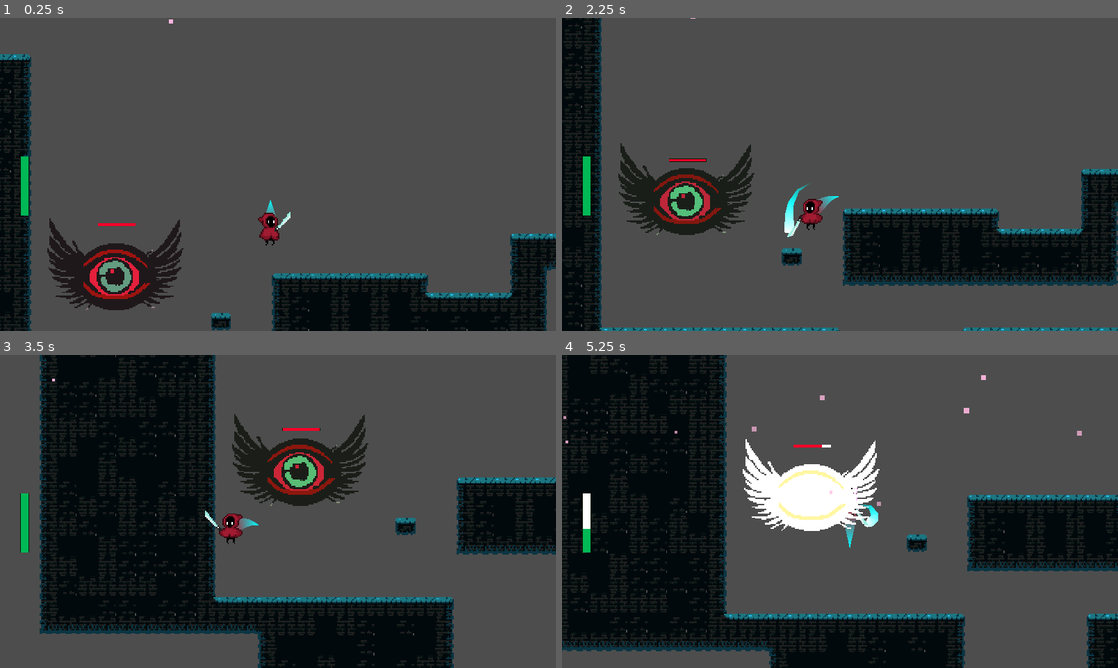
Above: before the commit, frames 1-4 (two rows, left to right).
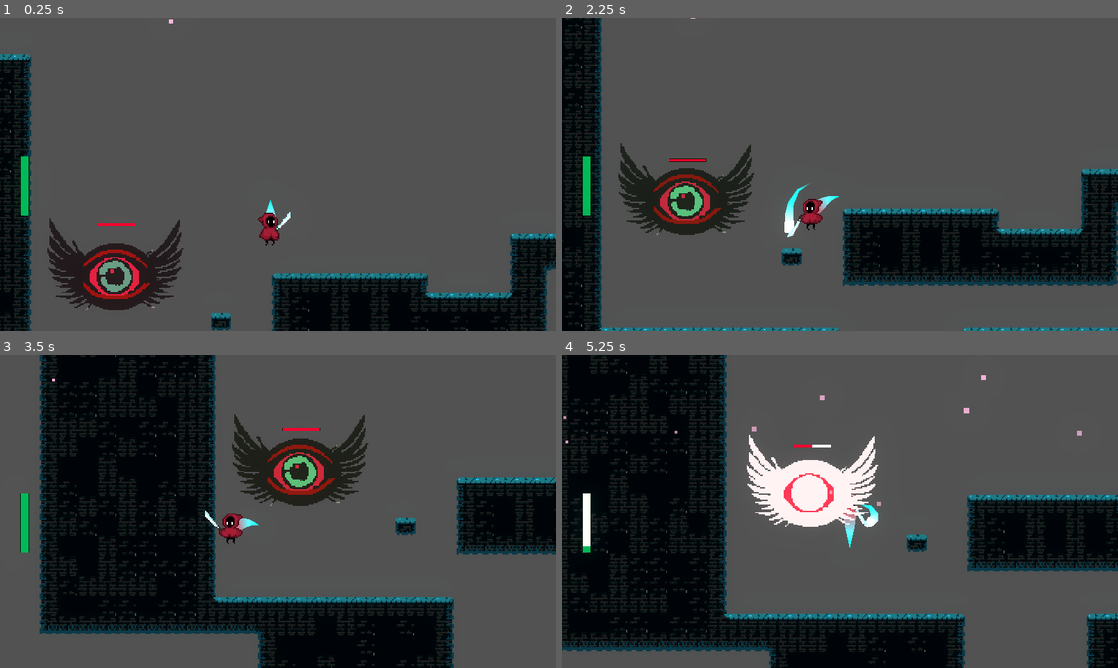
Above: after the commit, the same moments.

Repository: Driannn/AcerolaJam0
Game: Godot game, scene res://Scenes/Main scene/main_scene.tscn
Same seed, same stepped clock (60 frames per second), same inputs: the game is played once before the commit and once after it.
Inputs (mouse positions are in pixels of both pictures, inside the frame that each line leads up to):
- Up to frame 1 (0.25 s): no input
- Up to frame 2 (2.25 s): tap Enter (ui_accept) at 0.5 s; move the mouse to (812, 237) at 0.52 s; hold W 0.53-2.03 s; tap X (attack) at 0.6, 2.1 s; click (812, 237) at 0.67 s; tap Space (jump) at 0.77, 1.52 s; move the mouse to (1006, 221) at 1.27 s; tap F at 1.35 s; move the mouse to (673, 127) at 2.02 s; hold A (move_left) from 2.03 s (still down)
- Up to frame 3 (3.5 s): keep holding A (move_left); move the mouse to (305, 511) at 2.77 s; tap F at 2.85 s; click (305, 511) at 2.92 s; tap Space (jump) at 3.02 s
- Up to frame 4 (5.25 s): move the mouse to (756, 433) at 3.52 s; release A (move_left) at 3.53 s; hold S 3.53-4.28 s; tap X (attack) at 3.6, 5.1 s; tap Space (jump) at 3.77, 4.52 s; move the mouse to (962, 495) at 4.27 s; hold D (move_right) 4.28-5.03 s; tap F at 4.35 s; move the mouse to (728, 527) at 5.02 s; hold W from 5.03 s (still down); click (728, 527) at 5.17 s

The runs differ from the first frame. In frame 1, less than 0.1% of the frame differs, in the area x 47-53%, y 59-68%; in frame 2, 0.3%; in frame 3, 0.1%; in frame 4, 2.2%, in the area x 3-58%, y 25-62%.

Commit message:
change to forward+, added glow and stuff

Diff:
--- a/Scenes/Entities/eye_enemy.tscn
+++ b/Scenes/Entities/eye_enemy.tscn
@@ -1,7 +1,8 @@
-[gd_scene load_steps=12 format=3 uid="uid://cldxd32efc4gh"]
+[gd_scene load_steps=13 format=3 uid="uid://cldxd32efc4gh"]
 
 [ext_resource type="Script" path="res://Scenes/Entities/eye_enemy.gd" id="1_2ixle"]
 [ext_resource type="Texture2D" uid="uid://y5nofrxknf74" path="res://Assets/Character/Eye try 2 test.png" id="1_7xmje"]
+[ext_resource type="Texture2D" uid="uid://b5gsfhych7hta" path="res://Assets/Character/Eye full white.png" id="2_i2orp"]
 [ext_resource type="Script" path="res://Scenes/Entities/EnemyHurtBox.gd" id="3_xf7gy"]
 [ext_resource type="Script" path="res://Scenes/Entities/EnemyHitBox.gd" id="4_o33od"]
 [ext_resource type="PackedScene" uid="uid://4far1tugdhd" path="res://Scenes/UI/heath_bar.tscn" id="4_qwtri"]
@@ -38,6 +39,18 @@
 "update": 0,
 "values": [Color(1, 1, 1, 1)]
 }
+tracks/2/type = "value"
+tracks/2/imported = false
+tracks/2/enabled = true
+tracks/2/path = NodePath("Sprite2D:texture")
+tracks/2/interp = 1
+tracks/2/loop_wrap = true
+tracks/2/keys = {
+"times": PackedFloat32Array(0),
+"transitions": PackedFloat32Array(1),
+"update": 1,
+"values": [ExtResource("2_i2orp")]
+}
 
 [sub_resource type="Animation" id="Animation_1dyb3"]
 resource_name = "idle"
@@ -67,6 +80,18 @@
 "update": 0,
 "values": [Color(1, 0.941176, 0.701961, 1), Color(1, 0.760784, 0.878431, 1), Color(0.827451, 0.878431, 1, 1), Color(0.670588, 1, 0.905882, 1)]
 }
+tracks/2/type = "value"
+tracks/2/imported = false
+tracks/2/enabled = true
+tracks/2/path = NodePath("Sprite2D:texture")
+tracks/2/interp = 1
+tracks/2/loop_wrap = true
+tracks/2/keys = {
+"times": PackedFloat32Array(0),
+"transitions": PackedFloat32Array(1),
+"update": 1,
+"values": [ExtResource("1_7xmje")]
+}
 
 [sub_resource type="Animation" id="Animation_ah2uu"]
 resource_name = "take_damage"
@@ -80,8 +105,32 @@
 tracks/0/keys = {
 "times": PackedFloat32Array(0),
 "transitions": PackedFloat32Array(1),
+"update": 1,
+"values": [Color(1.2, 1, 1, 1)]
+}
+tracks/1/type = "value"
+tracks/1/imported = false
+tracks/1/enabled = true
+tracks/1/path = NodePath("Sprite2D:texture")
+tracks/1/interp = 1
+tracks/1/loop_wrap = true
+tracks/1/keys = {
+"times": PackedFloat32Array(0),
+"transitions": PackedFloat32Array(1),
+"update": 1,
+"values": [ExtResource("2_i2orp")]
+}
+tracks/2/type = "value"
+tracks/2/imported = false
+tracks/2/enabled = true
+tracks/2/path = NodePath("Sprite2D:position")
+tracks/2/interp = 1
+tracks/2/loop_wrap = true
+tracks/2/keys = {
+"times": PackedFloat32Array(0),
+"transitions": PackedFloat32Array(1),
 "update": 0,
-"values": [Color(24, 10.285, 8.571, 1)]
+"values": [Vector2(3, -8)]
 }
 
 [sub_resource type="AnimationLibrary" id="AnimationLibrary_blspn"]
@@ -98,7 +147,7 @@
 [node name="Sprite2D" type="Sprite2D" parent="."]
 position = Vector2(-1, 4)
 rotation = 6.28319
-texture = ExtResource("1_7xmje")
+texture = ExtResource("2_i2orp")
 
 [node name="MyHurtBox" type="Area2D" parent="Sprite2D"]
 visible = false
--- a/Scenes/Items/weapon_sword.tscn
+++ b/Scenes/Items/weapon_sword.tscn
@@ -140,6 +140,7 @@
 
 [node name="Sprite2D" type="Sprite2D" parent="Node2D"]
 unique_name_in_owner = true
+modulate = Color(1.2, 1.2, 1.2, 1)
 position = Vector2(7, -8)
 texture = ExtResource("1_p2esc")
 
@@ -147,6 +148,7 @@
 position = Vector2(4, -5)
 
 [node name="MyTrails" type="Line2D" parent="Node2D/Sprite2D/Node2D"]
+modulate = Color(1.5, 1.5, 1.5, 1)
 top_level = true
 z_index = -1
 width = 8.0
--- a/Scenes/Main scene/main_scene.tscn
+++ b/Scenes/Main scene/main_scene.tscn
@@ -10,6 +10,12 @@
 [ext_resource type="Texture2D" uid="uid://y5nofrxknf74" path="res://Assets/Character/Eye try 2 test.png" id="5_v7brh"]
 [ext_resource type="PackedScene" uid="uid://cldxd32efc4gh" path="res://Scenes/Entities/eye_enemy.tscn" id="7_rwyoi"]
 [ext_resource type="Texture2D" uid="uid://dlosi3wh3jsx3" path="res://Assets/Items/Sword_02.png" id="8_hmrcu"]
+
+[sub_resource type="Environment" id="Environment_5iead"]
+background_mode = 3
+glow_enabled = true
+glow_bloom = 0.15
+glow_blend_mode = 0
 
 [node name="MainScene" type="Node2D"]
 
@@ -95,3 +101,6 @@
 lifetime = 15.0
 speed_scale = 1.05
 emission_rect_extents = Vector2(512, 1)
+
+[node name="WorldEnvironment" type="WorldEnvironment" parent="."]
+environment = SubResource("Environment_5iead")
--- a/Scenes/Player/my_player.tscn
+++ b/Scenes/Player/my_player.tscn
@@ -82,13 +82,13 @@
 tracks/0/imported = false
 tracks/0/enabled = true
 tracks/0/path = NodePath("Sprite2D:modulate")
-tracks/0/interp = 1
+tracks/0/interp = 0
 tracks/0/loop_wrap = true
 tracks/0/keys = {
 "times": PackedFloat32Array(0, 0.05),
 "transitions": PackedFloat32Array(1, 1),
 "update": 1,
-"values": [Color(26.857, 21.714, 24.572, 1), Color(1, 1, 1, 1)]
+"values": [Color(6, 6, 6, 0.103), Color(1, 1, 1, 1)]
 }
 
 [sub_resource type="Animation" id="Animation_ujvcn"]
@@ -229,6 +229,7 @@
 position = Vector2(-2, -19)
 
 [node name="MyTrails" type="Line2D" parent="."]
+modulate = Color(1.5, 1.5, 1.5, 1)
 show_behind_parent = true
 top_level = true
 z_index = -1
--- a/project.godot
+++ b/project.godot
@@ -102,5 +102,5 @@
 [rendering]
 
 textures/canvas_textures/default_texture_filter=0
-renderer/rendering_method="gl_compatibility"
 renderer/rendering_method.mobile="gl_compatibility"
+viewport/hdr_2d=true
Binary file added: Assets/Character/Eye full white.png
Not shown, added: Assets/Character/Eye full white.png.import
Not shown: 1 places in Scenes/Main scene/main_scene.tscn that only renumber resources
